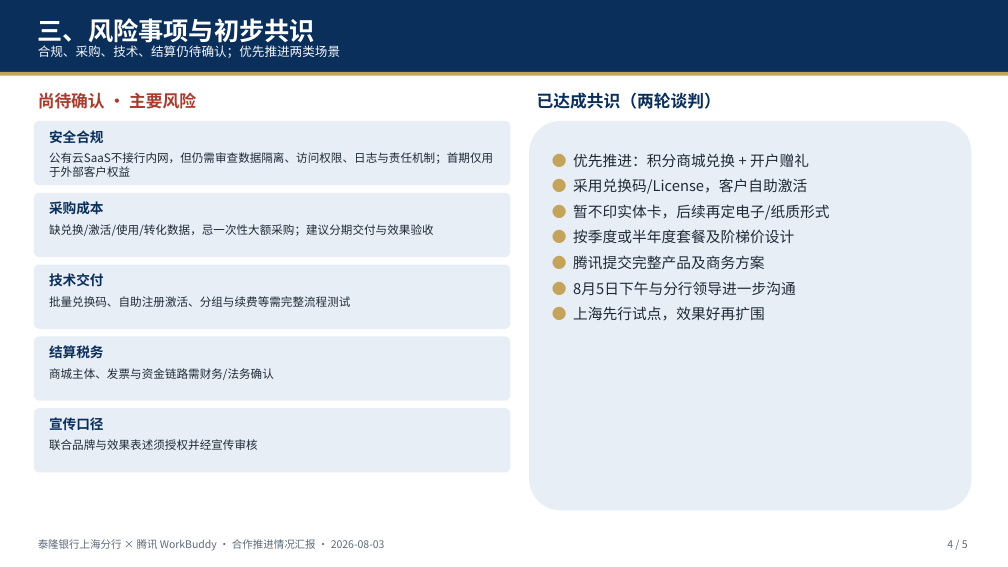
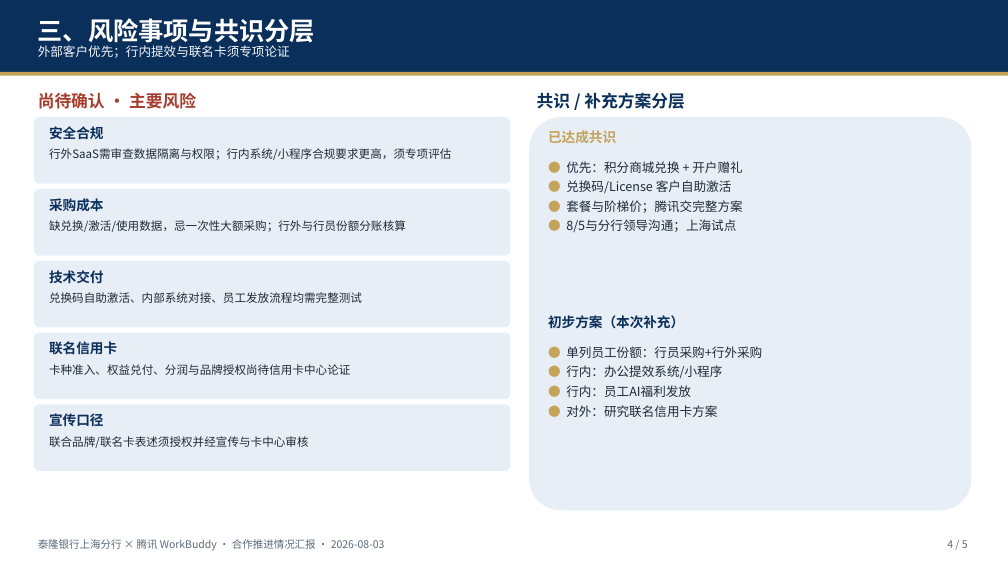
Before and after one commit to hujigang2010-maker/AIDEN, a slide deck: slide 4 of deliverables/泰隆银行上海分行与腾讯WorkBuddy合作推进情况汇报_20260803.pptx. Drawn at 1008x567 pixels with LibreOffice and Linux fonts; fonts in the diff are those of the drawing. Boxes give left, top, right and bottom in pixels: in the first picture for what was removed or moved away, otherwise in the second. Text is boxed around its words. In the diff, an @@ line names an element or a change of style, - is before the commit and + after.

```diff
--- a/deliverables/泰隆银行上海分行与腾讯WorkBuddy合作推进情况汇报_20260803.pptx
+++ b/deliverables/泰隆银行上海分行与腾讯WorkBuddy合作推进情况汇报_20260803.pptx
@@ text at [38, 18, 315, 47]: text changed @@
-三、风险事项与初步共识
+三、风险事项与共识分层
@@ text at [38, 45, 290, 58]: text changed @@
-合规、采购、技术、结算仍待确认；优先推进两类场景
+外部客户优先；行内提效与联名卡须专项论证
@@ 4 rounded rectangles, 2 texts: place and size @@
-4 rounded rectangles, 2 texts at [34, 121, 510, 431]
+4 rounded rectangles, 2 texts at [34, 117, 510, 427]
@@ rounded rectangle: place and size @@
-rounded rectangle at [529, 121, 972, 510]
+rounded rectangle at [529, 117, 972, 510]
@@ text added at [537, 92, 684, 109], 16 pt, text #0B2F5B, bold @@
+共识 / 补充方案分层
@@ text added at [49, 148, 451, 160], 11 pt, text #1F2A37 @@
+行外SaaS需审查数据隔离与权限；行内系统/小程序合规要求更高，须专项评估
@@ text at [548, 130, 616, 143]: text changed; size 16 to 13 pt; text colour #0B2F5B to #C4A35A @@
-已达成共识（两轮谈判）
+已达成共识
@@ text removed at [49, 152, 493, 177] @@
-公有云SaaS不接行内网，但仍需审查数据隔离、访问权限、日志与责任机制；首期仅用于外部客户权益
@@ text at [566, 161, 742, 232]: text changed; size 14 to 12 pt @@
-● 优先推进：积分商城兑换 + 开户赠礼
-● 采用兑换码/License，客户自助激活
-● 暂不印实体卡，后续再定电子/纸质形式
-● 按季度或半年度套餐及阶梯价设计
-● 腾讯提交完整产品及商务方案
-● 8月5日下午与分行领导进一步沟通
-● 上海先行试点，效果好再扩围
+● 优先：积分商城兑换 + 开户赠礼
+● 兑换码/License 客户自助激活
+● 套餐与阶梯价；腾讯交完整方案
+● 8/5与分行领导沟通；上海试点
@@ text at [49, 220, 406, 232]: text changed @@
-缺兑换/激活/使用/转化数据，忌一次性大额采购；建议分期交付与效果验收
+缺兑换/激活/使用数据，忌一次性大额采购；行外与行员份额分账核算
@@ text at [49, 292, 362, 303]: text changed @@
-批量兑换码、自助注册激活、分组与续费等需完整流程测试
+兑换码自助激活、内部系统对接、员工发放流程均需完整测试
@@ text added at [548, 315, 684, 329], 13 pt, text #0B2F5B, bold @@
+初步方案（本次补充）
@@ text removed at [49, 344, 103, 362] @@
-结算税务
@@ text added at [49, 341, 117, 355], 13 pt, text #0B2F5B, bold @@
+联名信用卡
@@ text added at [566, 346, 762, 417], 12 pt, text #1F2A37 @@
+● 单列员工份额：行员采购+行外采购
+● 行内：办公提效系统/小程序
+● 行内：员工AI福利发放
+● 对外：研究联名信用卡方案
@@ text removed at [49, 368, 274, 380] @@
-商城主体、发票与资金链路需财务/法务确认
@@ text added at [49, 364, 350, 375], 11 pt, text #1F2A37 @@
+卡种准入、权益兑付、分润与品牌授权尚待信用卡中心论证
@@ text at [49, 436, 309, 448]: text changed @@
-联合品牌与效果表述须授权并经宣传审核
+联合品牌/联名卡表述须授权并经宣传与卡中心审核
```
Also in this commit, not shown: 3 other slides changed, 1 slide added, 1 slide removed, 4 other files.
